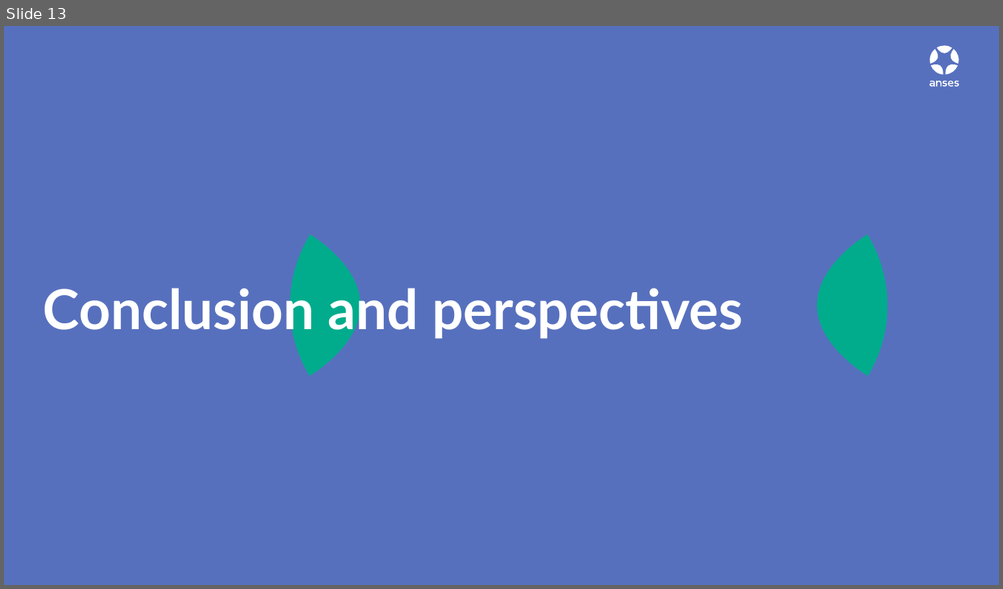
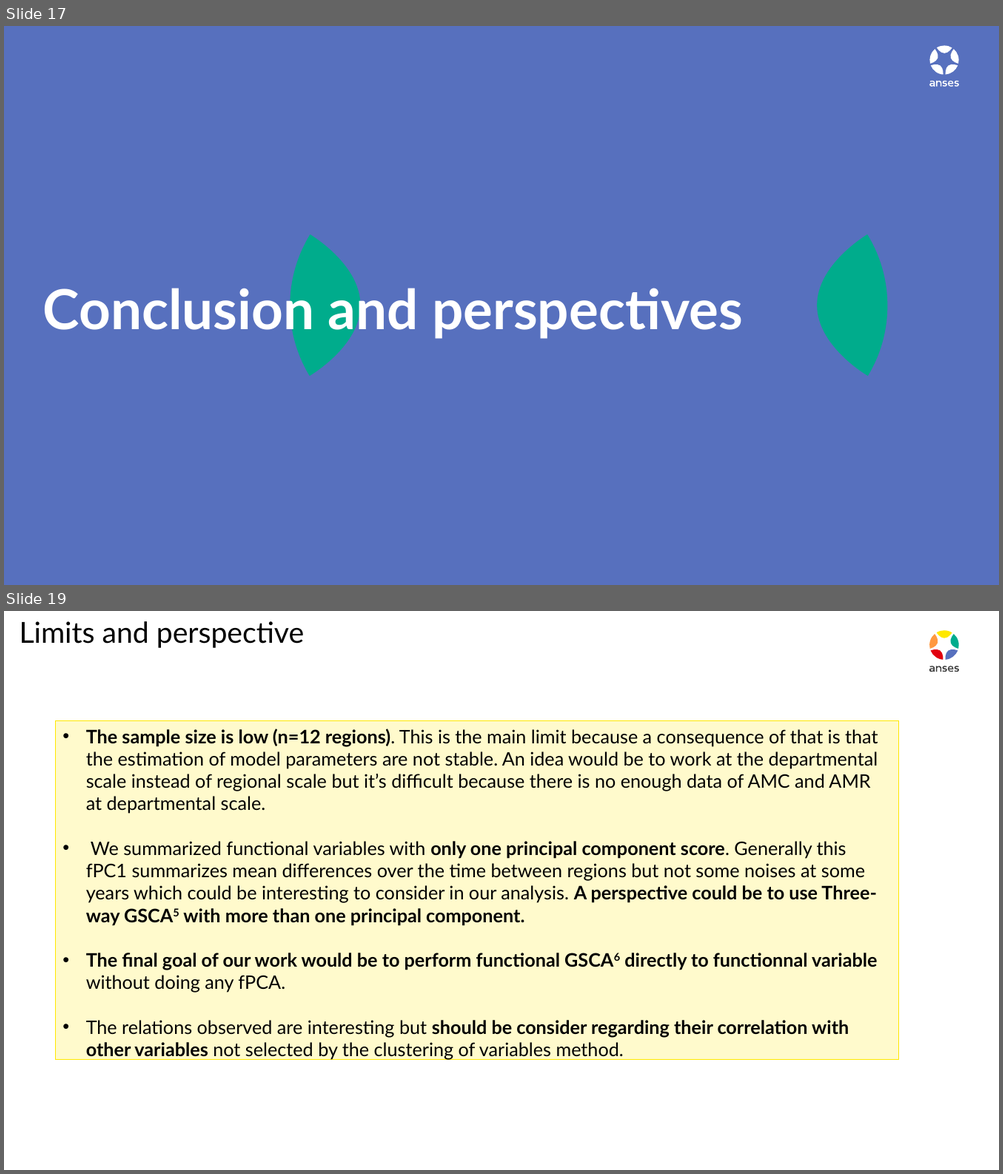
Before and after one commit to GMarTT/Agrostat-Dijon, a slide deck: diaporama/diapo_agrostat_v1.pptx. Shown one above the other, each under a label of ours: slide 13 before the commit, slides 17 and 19 after it; the slides between them are not shown. The pictures are 1003x589 and 1003x1174 pixels, drawn with LibreOffice and Linux fonts; fonts in the diff are those of the drawing. Boxes give left, top, right and bottom in pixels: in the first picture for what was removed or moved away, otherwise in the second. Text is boxed around its words. In the diff, an @@ line names an element or a change of style, - is before the commit and + after.

```diff
--- a/diaporama/diapo_agrostat_v1.pptx
+++ b/diaporama/diapo_agrostat_v1.pptx
@@ slide 19 added at box(4, 611, 999, 1170), background #FFFFFF @@
@@ text added at box(20, 621, 304, 648), 28 pt, text #000000 @@
+Limits and perspective
@@ group added at box(929, 630, 959, 672): 10 freeform shapes @@
@@ rectangle added at box(56, 721, 899, 1060), fill #FFFACC, outline #FFE800 0.75 pt, 18 pt, text #000000 @@
+• The sample size is low (n=12 regions). This is the main limit because a consequence of that is that the estimation of model parameters are not stable. An idea would be to work at the departmental scale instead of regional scale but it’s difficult because there is no enough data of AMC and AMR at departmental scale.
+• We summarized functional variables with only one principal component score. Generally this fPC1 summarizes mean differences over the time between regions but not some noises at some years which could be interesting to consider in our analysis. A perspective could be to use Three-way GSCA5 with more than one principal component.
+• The final goal of our work would be to perform functional GSCA6 directly to functionnal variable without doing any fPCA.
+• The relations observed are interesting but should be consider regarding their correlation with other variables not selected by the clustering of variables method.
@@ what was slide 13 is now slide 17 @@
```
Also in this commit, not shown: 3 slides changed, 5 other slides added, 5 other files.
